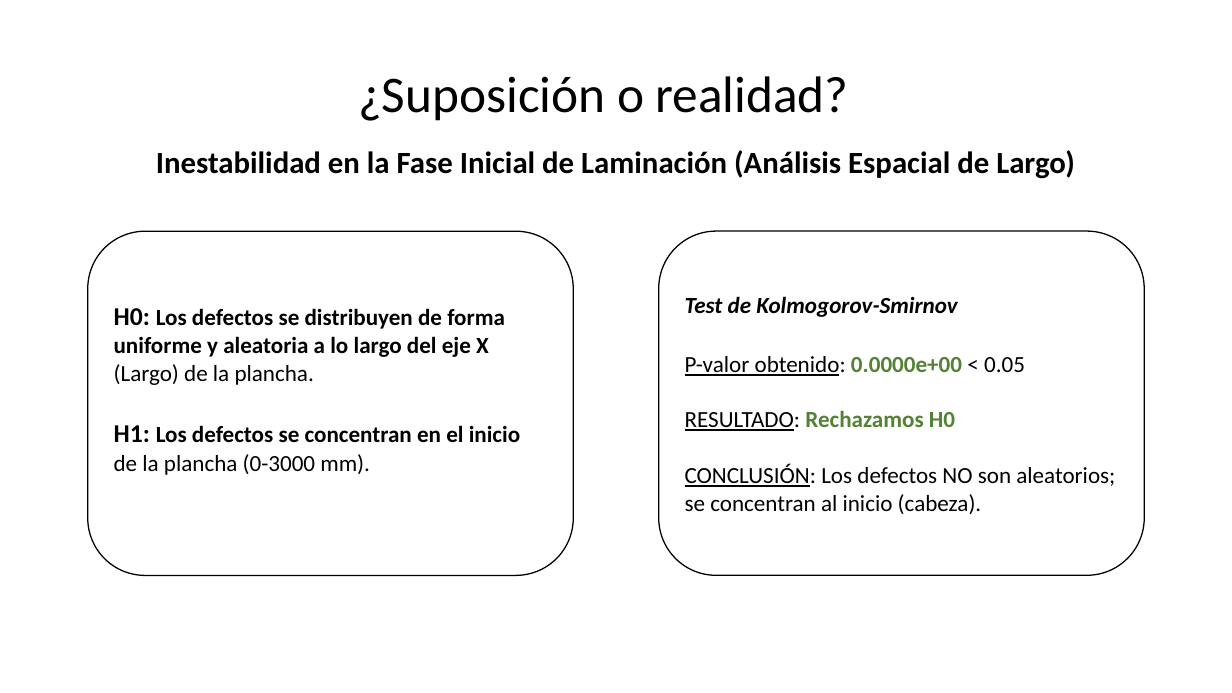
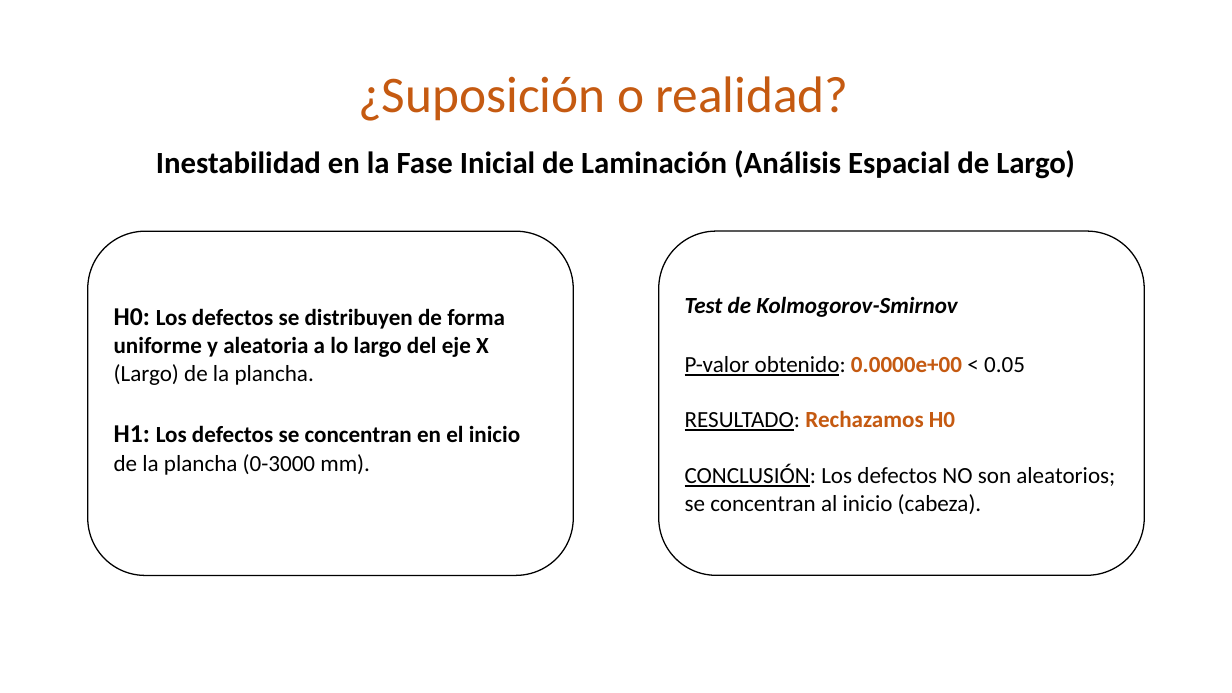
Before and after one commit to martinezleonlaura/2026-10-BILBAO-FT-Data-Science-LauraML, a slide deck: slide 13 of 2-Data_Analysis/EDA/Laura_Mtnez_EDA_Steel_Plates_Faults/Presentación.pptx. Drawn at 1232x693 pixels with LibreOffice and Linux fonts; fonts in the diff are those of the drawing. Boxes give left, top, right and bottom in pixels: in the first picture for what was removed or moved away, otherwise in the second. Text is boxed around its words. In the diff, an @@ line names an element or a change of style, - is before the commit and + after.

```diff
--- a/2-Data_Analysis/EDA/Laura_Mtnez_EDA_Steel_Plates_Faults/Presentación.pptx
+++ b/2-Data_Analysis/EDA/Laura_Mtnez_EDA_Steel_Plates_Faults/Presentación.pptx
@@ text "¿Suposición o realidad?" at (358,76,849,121): text colour #000000 to #C55A11 @@
@@ text in rounded rectangle at (685,356,1025,431): text colour #548235 to #C55A11 in "0.0000e+00", "Rechazamos H0" @@
```
Also in this commit, not shown: 15 other slides changed, 1 slide added.
